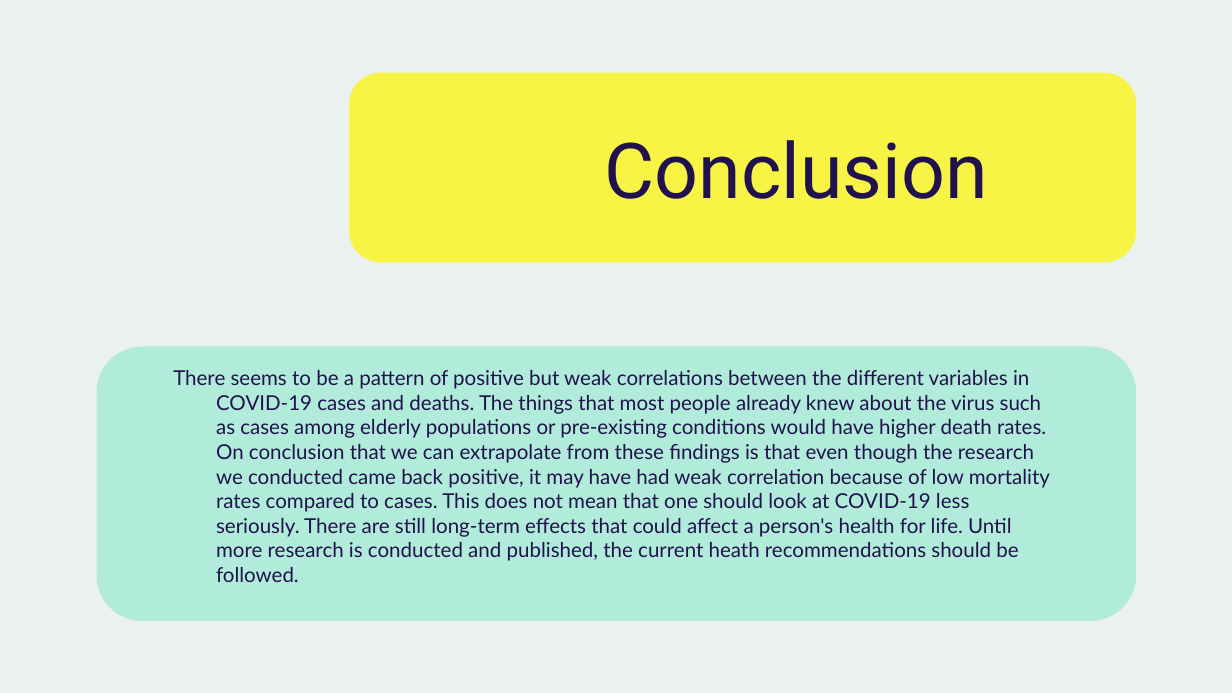
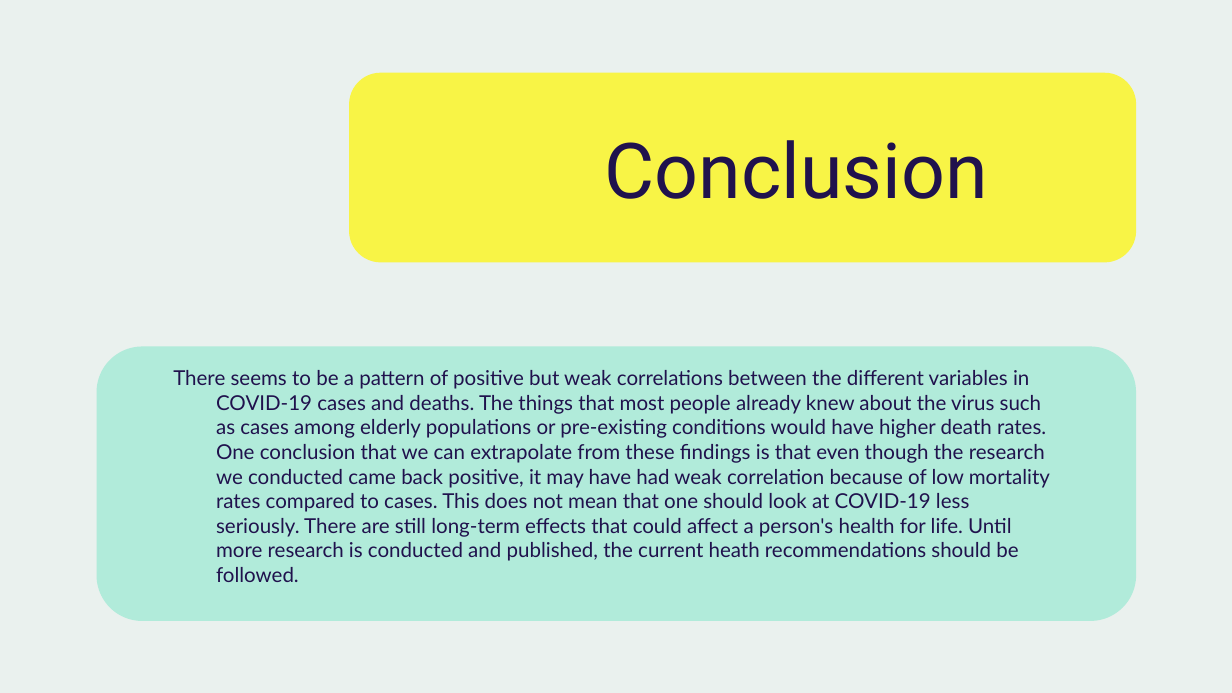
Before and after one commit to jjjdewan/ucb-data-visualization-msgrp-project1-covid-19, a slide deck: slide 17 of presentation_covid19-final.pptx. Drawn at 1232x693 pixels with LibreOffice and Linux fonts; fonts in the diff are those of the drawing. Boxes give left, top, right and bottom in pixels: in the first picture for what was removed or moved away, otherwise in the second. Text is boxed around its words. In the diff, an @@ line names an element or a change of style, - is before the commit and + after.

```diff
--- a/presentation_covid19-final.pptx
+++ b/presentation_covid19-final.pptx
@@ subtitle at [173, 370, 1050, 582]: text changed @@
-There seems to be a pattern of positive but weak correlations between the different variables in COVID-19 cases and deaths. The things that most people already knew about the virus such as cases among elderly populations or pre-existing conditions would have higher death rates. On conclusion that we can extrapolate from these findings is that even though the research we conducted came back positive, it may have had weak correlation because of low mortality rates compared to cases. This does not mean that one should look at COVID-19 less seriously. There are still long-term effects that could affect a person's health for life. Until more research is conducted and published, the current heath recommendations should be followed.
+There seems to be a pattern of positive but weak correlations between the different variables in COVID-19 cases and deaths. The things that most people already knew about the virus such as cases among elderly populations or pre-existing conditions would have higher death rates. One conclusion that we can extrapolate from these findings is that even though the research we conducted came back positive, it may have had weak correlation because of low mortality rates compared to cases. This does not mean that one should look at COVID-19 less seriously. There are still long-term effects that could affect a person's health for life. Until more research is conducted and published, the current heath recommendations should be followed.
```
Also in this commit, not shown: 1 other slide changed.
